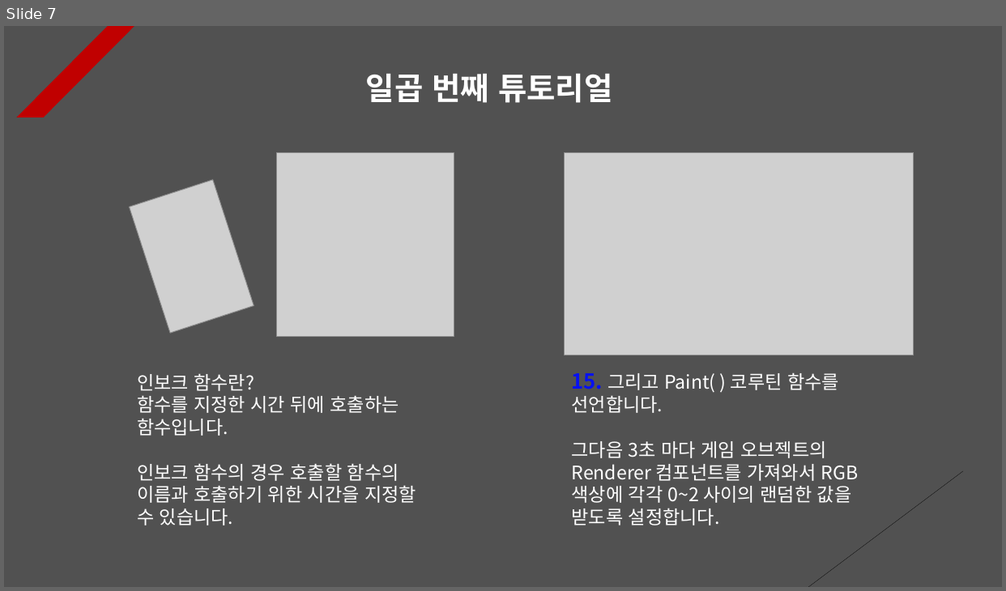
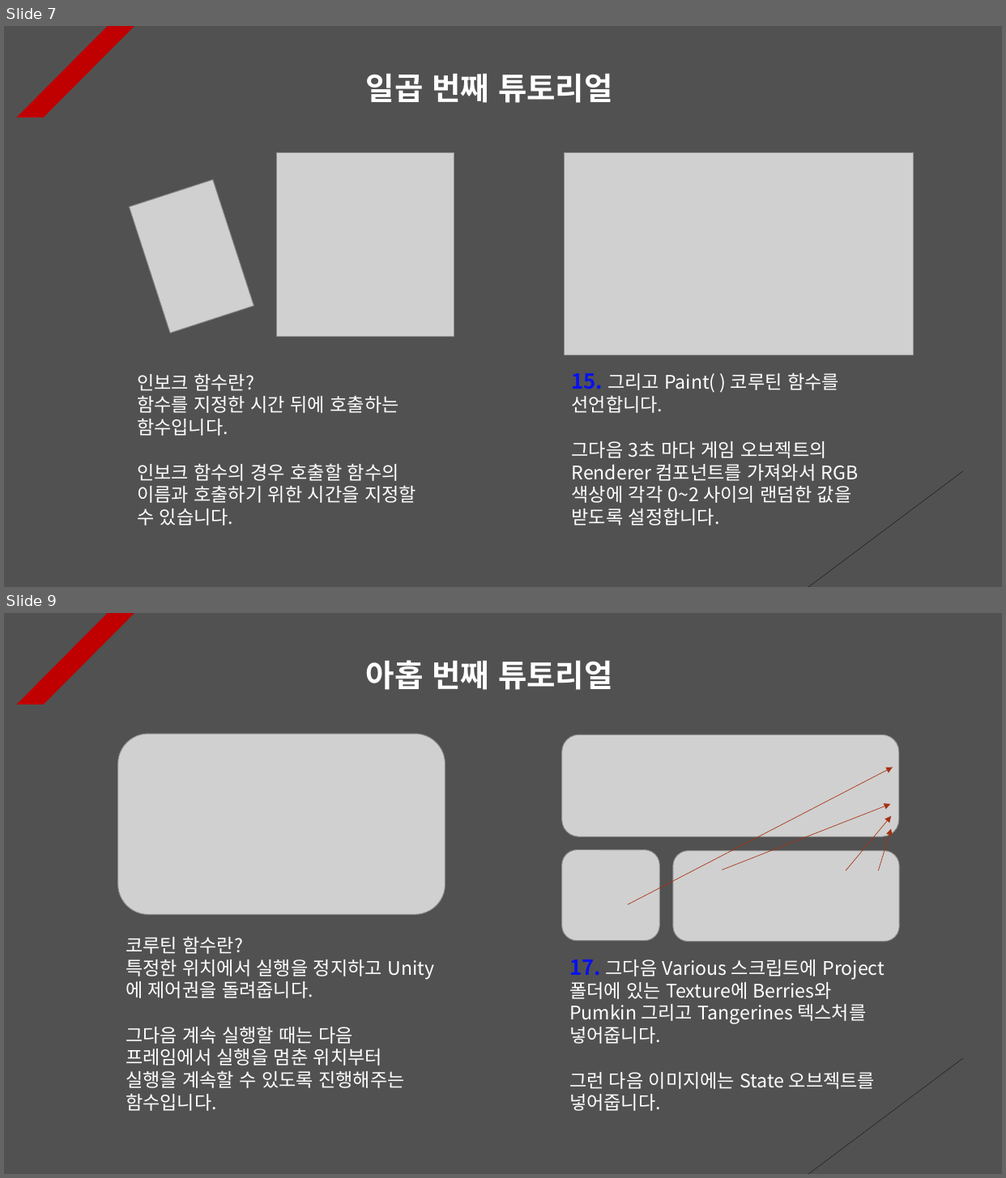
Before and after one commit to Unity2033/3D-UnityEngine, a slide deck: Assets/Class/Time Delay/PPT Data/Time Delay Example.pptx. Shown one above the other, each under a label of ours: slide 7 before the commit, slides 7 and 9 after it; the slides between them are not shown. The pictures are 1006x591 and 1006x1178 pixels, drawn with LibreOffice and Linux fonts; fonts in the diff are those of the drawing; grey boxes stand for pictures. Boxes give left, top, right and bottom in pixels: in the first picture for what was removed or moved away, otherwise in the second. Text is boxed around its words. In the diff, an @@ line names an element or a change of style, - is before the commit and + after.

```diff
--- a/Assets/Class/Time Delay/PPT Data/Time Delay Example.pptx
+++ b/Assets/Class/Time Delay/PPT Data/Time Delay Example.pptx
@@ slide 9 added at bbox=[4, 613, 1002, 1174], background #515151; not listed: 2 template elements that a slide beside it also shows @@
@@ text added at bbox=[366, 660, 613, 690], 30 pt, text #FFFFFF, bold @@
+아홉 번째 튜토리얼
@@ picture added at bbox=[117, 734, 445, 914] @@
@@ picture added at bbox=[562, 735, 898, 837] @@
@@ arrow added from (628, 905) to (893, 767), #A5300F 0.5 pt dashed @@
@@ arrow added from (722, 870) to (890, 804), #A5300F 0.5 pt dashed @@
@@ arrow added from (846, 871) to (891, 815), #A5300F 0.5 pt dashed @@
@@ arrow added from (879, 871) to (891, 828), #A5300F 0.5 pt dashed @@
@@ picture added at bbox=[562, 850, 660, 941] @@
@@ picture added at bbox=[673, 851, 899, 942] @@
@@ text added at bbox=[126, 936, 404, 1111], 18 pt, text #FFFFFF @@
+코루틴 함수란?
+특정한 위치에서 실행을 정지하고 Unity에 제어권을 돌려줍니다.
+그다음 계속 실행할 때는 다음 프레임에서 실행을 멈춘 위치부터 실행을 계속할 수 있도록 진행해주는 함수입니다.
@@ text added at bbox=[569, 960, 884, 1111], 18 pt, text #FFFFFF @@
+17. 그다음 Various 스크립트에 Project 폴더에 있는 Texture에 Berries와 Pumkin 그리고 Tangerines 텍스처를 넣어줍니다.
+그런 다음 이미지에는 State 오브젝트를 넣어줍니다.
```
Also in this commit, not shown: 1 slide changed, 2 other slides added, 1 other file.
